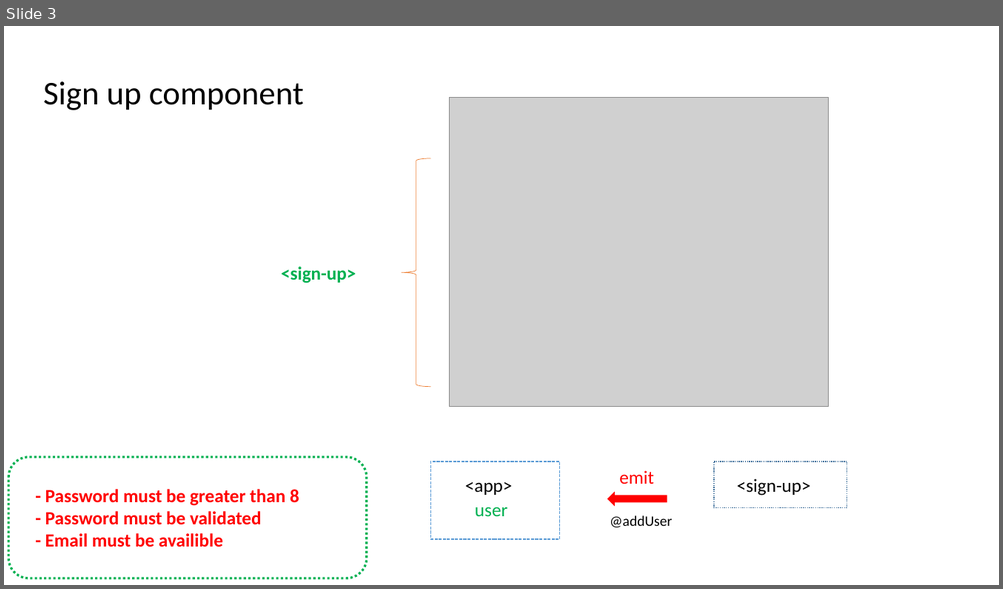
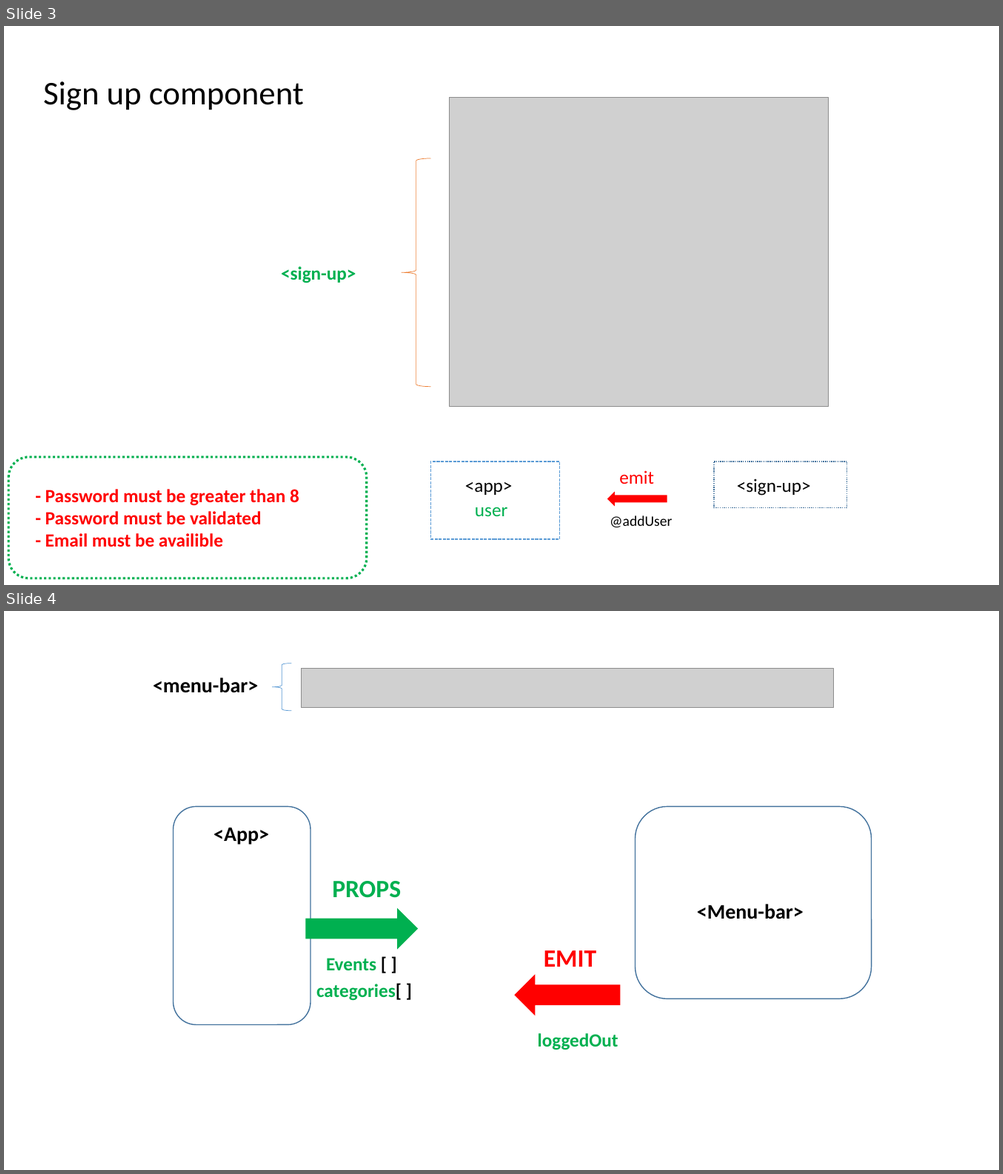
Before and after one commit to pnc-virtual-company/2021-G8-V2-PART1, a slide deck: docs/COMPONENT-DIAGRAM.pptx. Shown one above the other, each under a label of ours: slide 3 before the commit, slides 3 and 4 after it. The pictures are 1003x589 and 1003x1174 pixels, drawn with LibreOffice and Linux fonts; fonts in the diff are those of the drawing; grey boxes stand for pictures. Boxes give left, top, right and bottom in pixels: in the first picture for what was removed or moved away, otherwise in the second. Text is boxed around its words. In the diff, an @@ line names an element or a change of style, - is before the commit and + after.

Commit message:
#15 completed update component for menu bar

```diff
--- a/docs/COMPONENT-DIAGRAM.pptx
+++ b/docs/COMPONENT-DIAGRAM.pptx
@@ slide 4 added at bbox=[4, 611, 999, 1170], background #FFFFFF @@
@@ left brace added at bbox=[272, 664, 291, 711], outline #5B9BD5 0.5 pt @@
@@ picture added at bbox=[301, 669, 834, 707] @@
@@ text added at bbox=[153, 678, 258, 693], 20 pt, text #000000, bold @@
+<menu-bar>
@@ rounded rectangle added at bbox=[173, 806, 310, 1025], outline #43739E 1 pt @@
@@ rounded rectangle added at bbox=[635, 806, 872, 999], outline #43739E 1 pt @@
@@ text added at bbox=[213, 827, 269, 845], 20 pt, text #000000, bold @@
+<App>
@@ text added at bbox=[332, 881, 401, 898], 24 pt, text #00B050, bold @@
+PROPS
@@ right arrow added at bbox=[306, 909, 418, 948], fill #00B050, outline #00B050 1 pt @@
@@ text added at bbox=[697, 904, 803, 920], 20 pt, text #000000, bold @@
+<Menu-bar>
@@ text added at bbox=[326, 958, 376, 971], 18 pt, text #00B050, bold @@
+Events [ ]
@@ text added at bbox=[543, 951, 596, 967], 24 pt, text #FF0000, bold @@
+EMIT
@@ text added at bbox=[316, 983, 401, 1001], 18 pt, text #00B050, bold @@
+categories[ ]
@@ right arrow added at bbox=[515, 976, 620, 1014], fill #FF0000, outline #FF0000 1 pt @@
@@ text added at bbox=[538, 1034, 618, 1051], 18 pt, text #00B050, bold @@
+loggedOut
```
